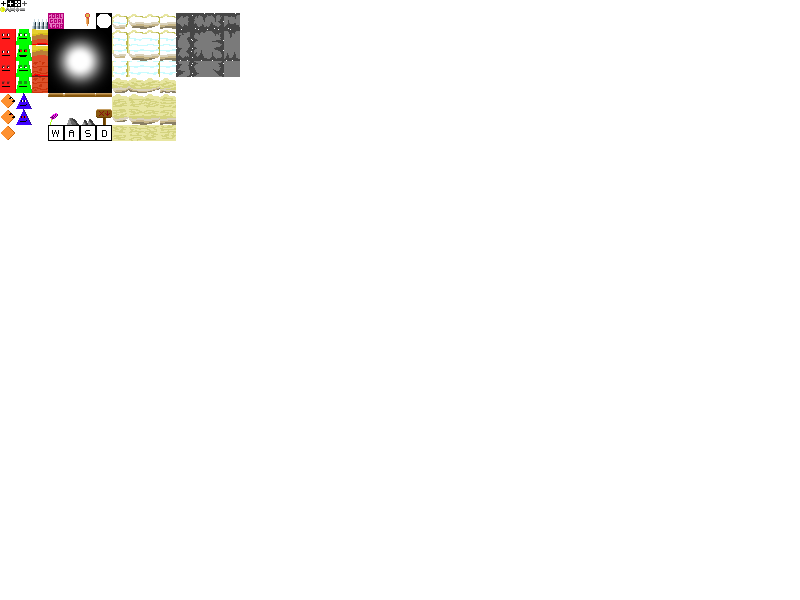
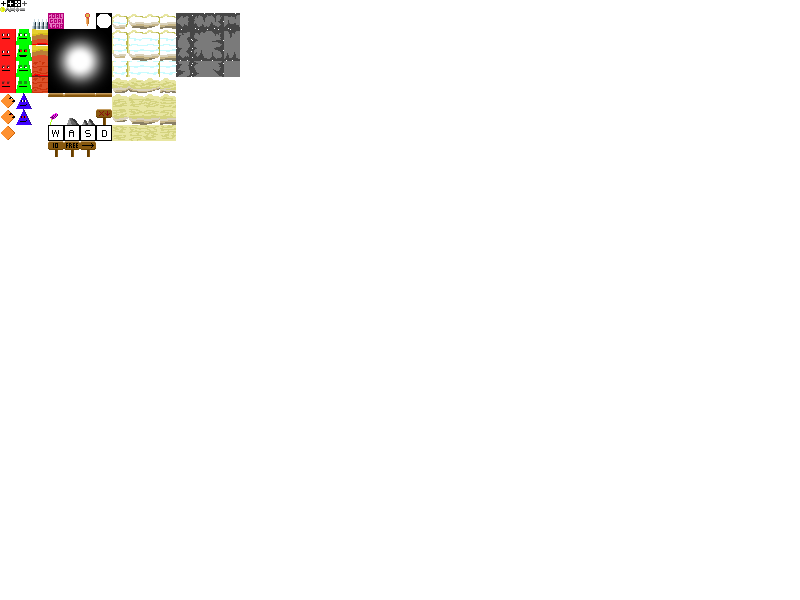
The second (800, 600) image is a revision of the first. Changes to its layers:
added layer "Sign Right" in group "Decor" over bbox(80, 141, 96, 157)
added layer "Sign Free" in group "Decor" over bbox(64, 141, 80, 157)
added layer "Sign 10" in group "Decor" over bbox(48, 141, 64, 157)
